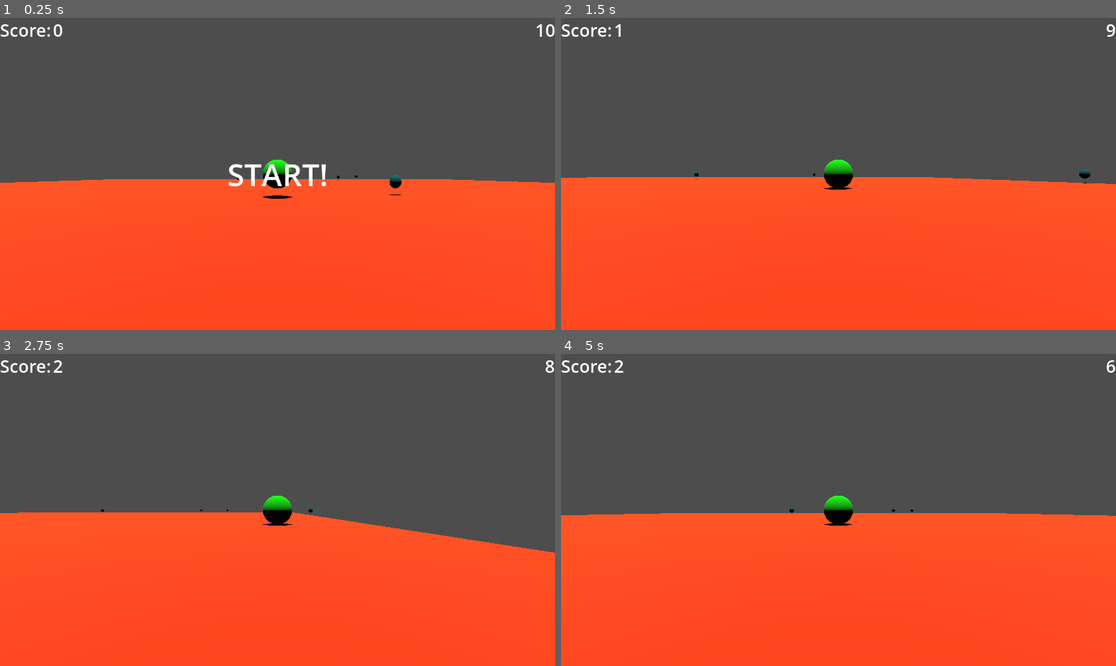
Above: before the commit, frames 1-4 (two rows, left to right).
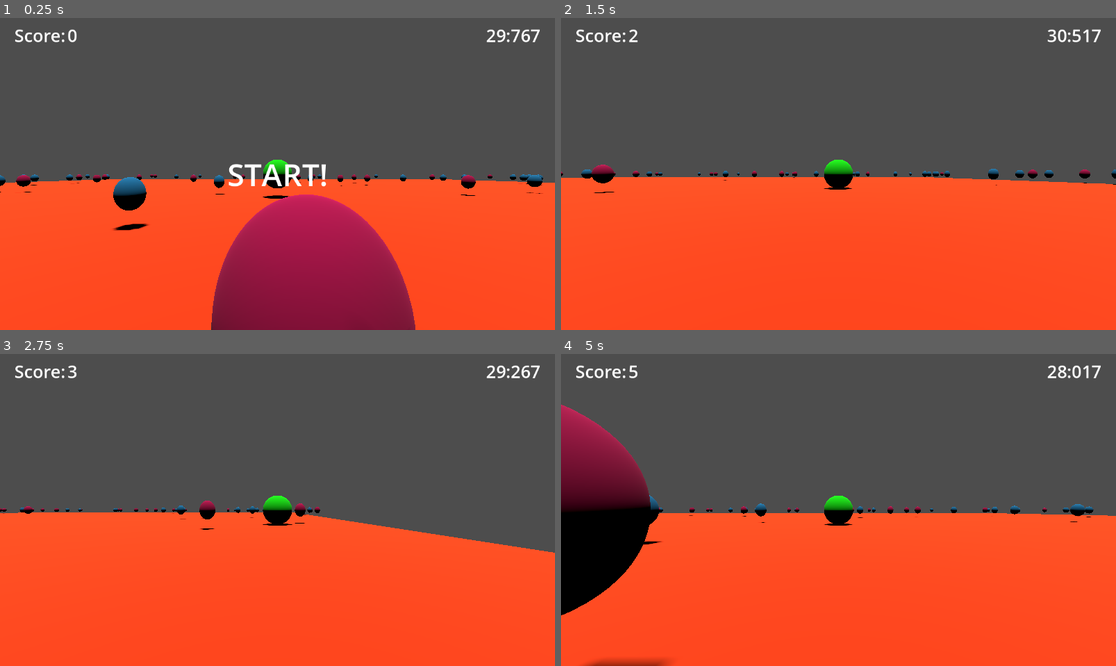
Above: after the commit, the same moments.

Repository: tfcb93/pick-up-the-things
Game: Godot game, scene res://Scenes/Main.tscn
Two runs of this game, one before a commit and one after it. Both use one fixed random seed, a clock stepped at 60 frames per second and the inputs below.
Inputs:
- Up to frame 1 (0.25 s): no input
- Up to frame 2 (1.5 s): hold Right (move_right) 0.53-1.28 s; hold Down (move_back) from 1.28 s (still down)
- Up to frame 3 (2.75 s): release Down (move_back) at 2.03 s; hold Right (move_right) from 2.03 s (still down)
- Up to frame 4 (5 s): release Right (move_right) at 2.78 s; hold Up (move_forward) 2.78-3.53 s; hold Left (move_left) from 3.53 s (still down)

The runs differ from the first frame. In frame 1, 14% of the frame differs, in the area x 0-100%, y 2-100%; in frame 2, 1.2%; in frame 3, 1.0%; in frame 4, 9.2%.

Commit message:
adds special collectables; Starts playing with the initial screen; Include game over menu

Diff:
--- a/Scenes/Collectable.tscn
+++ b/Scenes/Collectable.tscn
@@ -1,12 +1,20 @@
-[gd_scene load_steps=5 format=3 uid="uid://bpn66wrhw2o6n"]
+[gd_scene load_steps=7 format=3 uid="uid://bpn66wrhw2o6n"]
 
 [ext_resource type="Script" path="res://Scripts/Collectable.gd" id="1_h2fxn"]
 
-[sub_resource type="StandardMaterial3D" id="StandardMaterial3D_nwsmu"]
-albedo_color = Color(0, 0.447059, 0.447059, 1)
+[sub_resource type="StandardMaterial3D" id="StandardMaterial3D_t1vn5"]
+albedo_color = Color(0.117647, 0.494118, 0.701961, 1)
 
 [sub_resource type="SphereMesh" id="SphereMesh_04krr"]
-material = SubResource("StandardMaterial3D_nwsmu")
+material = SubResource("StandardMaterial3D_t1vn5")
+radius = 0.2
+height = 0.5
+
+[sub_resource type="StandardMaterial3D" id="StandardMaterial3D_aygvh"]
+albedo_color = Color(0.752941, 0, 0.313726, 1)
+
+[sub_resource type="SphereMesh" id="SphereMesh_d7yc1"]
+material = SubResource("StandardMaterial3D_aygvh")
 radius = 0.2
 height = 0.5
 
@@ -16,8 +24,12 @@
 [node name="Node3D" type="Area3D"]
 script = ExtResource("1_h2fxn")
 
-[node name="MeshInstance3D" type="MeshInstance3D" parent="."]
+[node name="NormalMesh" type="MeshInstance3D" parent="."]
 mesh = SubResource("SphereMesh_04krr")
+
+[node name="SpecialMesh" type="MeshInstance3D" parent="."]
+visible = false
+mesh = SubResource("SphereMesh_d7yc1")
 
 [node name="CollisionShape3D" type="CollisionShape3D" parent="."]
 shape = SubResource("SphereShape3D_gbs3k")
--- /dev/null
+++ b/Scenes/End_menu.tscn
@@ -0,0 +1,25 @@
+[gd_scene load_steps=2 format=3 uid="uid://cl2g7c30qr7bk"]
+
+[ext_resource type="Script" path="res://Scripts/End_menu.gd" id="1_og54i"]
+
+[node name="End_menu" type="CanvasLayer"]
+script = ExtResource("1_og54i")
+
+[node name="BoxContainer" type="BoxContainer" parent="."]
+offset_left = 441.0
+offset_top = 493.0
+offset_right = 711.0
+offset_bottom = 573.0
+alignment = 1
+vertical = true
+
+[node name="restart" type="Button" parent="BoxContainer"]
+layout_mode = 2
+text = "Restart"
+
+[node name="exit" type="Button" parent="BoxContainer"]
+layout_mode = 2
+text = "Exit"
+
+[connection signal="pressed" from="BoxContainer/restart" to="." method="_on_restart_pressed"]
+[connection signal="pressed" from="BoxContainer/exit" to="." method="_on_exit_pressed"]
--- /dev/null
+++ b/Scenes/Game.tscn
@@ -0,0 +1,11 @@
+[gd_scene load_steps=3 format=3 uid="uid://rfpeecwp7471"]
+
+[ext_resource type="Script" path="res://Scripts/Game.gd" id="1_bh6s5"]
+[ext_resource type="PackedScene" uid="uid://dxcbkl657ae5t" path="res://Scenes/Main.tscn" id="2_6ly81"]
+
+[node name="Game" type="Node"]
+process_mode = 3
+script = ExtResource("1_bh6s5")
+
+[node name="Main" parent="." instance=ExtResource("2_6ly81")]
+process_mode = 1
--- a/Scenes/Main.tscn
+++ b/Scenes/Main.tscn
@@ -1,10 +1,11 @@
-[gd_scene load_steps=6 format=3 uid="uid://dxcbkl657ae5t"]
+[gd_scene load_steps=7 format=3 uid="uid://dxcbkl657ae5t"]
 
 [ext_resource type="PackedScene" uid="uid://dwwebxkq48ryo" path="res://Scenes/Player.tscn" id="1_8rov3"]
 [ext_resource type="Script" path="res://Scripts/Main.gd" id="1_cy322"]
 [ext_resource type="PackedScene" uid="uid://cpl702jbfq1so" path="res://Scenes/Ground.tscn" id="2_3ta80"]
 [ext_resource type="PackedScene" uid="uid://mk0ii2yjg316" path="res://Scenes/UI.tscn" id="4_v474j"]
 [ext_resource type="PackedScene" uid="uid://b3t2i61kitfa6" path="res://Scenes/Window_text.tscn" id="5_a77c1"]
+[ext_resource type="PackedScene" uid="uid://cl2g7c30qr7bk" path="res://Scenes/End_menu.tscn" id="6_4d7ld"]
 
 [node name="Main" type="Node"]
 script = ExtResource("1_cy322")
@@ -22,4 +23,6 @@
 
 [node name="WindowText" parent="." instance=ExtResource("5_a77c1")]
 
+[node name="End_menu" parent="." instance=ExtResource("6_4d7ld")]
+
 [node name="StartTimer" type="Timer" parent="."]
--- a/Scenes/Player.tscn
+++ b/Scenes/Player.tscn
@@ -35,5 +35,5 @@
 [node name="PlayerMagnetField" type="Area3D" parent="."]
 
 [node name="CollisionShape3D" type="CollisionShape3D" parent="PlayerMagnetField"]
-transform = Transform3D(4, 0, 0, 0, 4, 0, 0, 0, 4, 0, 0, 0)
+transform = Transform3D(2, 0, 0, 0, 2, 0, 0, 0, 2, 0, 0, 0)
 shape = SubResource("SphereShape3D_2irp5")
--- /dev/null
+++ b/Scenes/Start_screen.tscn
@@ -0,0 +1,33 @@
+[gd_scene load_steps=2 format=3 uid="uid://tm3tp5liyqsi"]
+
+[sub_resource type="LabelSettings" id="LabelSettings_0tmt6"]
+font_size = 32
+
+[node name="CanvasLayer" type="CanvasLayer"]
+
+[node name="ColorRect" type="ColorRect" parent="."]
+offset_right = 1152.0
+offset_bottom = 647.0
+color = Color(0, 0, 0, 1)
+
+[node name="VBoxContainer" type="VBoxContainer" parent="."]
+anchors_preset = 8
+anchor_left = 0.5
+anchor_top = 0.5
+anchor_right = 0.5
+anchor_bottom = 0.5
+offset_left = -20.0
+offset_top = -20.0
+offset_right = 20.0
+offset_bottom = 20.0
+grow_horizontal = 2
+grow_vertical = 2
+
+[node name="Label" type="Label" parent="VBoxContainer"]
+layout_mode = 2
+text = "Pick the things"
+label_settings = SubResource("LabelSettings_0tmt6")
+
+[node name="Button" type="Button" parent="VBoxContainer"]
+layout_mode = 2
+text = "Start"
--- a/Scenes/UI.tscn
+++ b/Scenes/UI.tscn
@@ -15,8 +15,10 @@
 script = ExtResource("1_ngpye")
 
 [node name="HBoxContainer" type="HBoxContainer" parent="."]
-offset_right = 40.0
-offset_bottom = 40.0
+offset_left = 30.0
+offset_top = 10.0
+offset_right = 162.0
+offset_bottom = 63.0
 
 [node name="Text - Score" type="Label" parent="HBoxContainer"]
 layout_mode = 2
@@ -31,15 +33,13 @@
 [node name="RunTimer" type="Timer" parent="."]
 
 [node name="HBoxContainer2" type="HBoxContainer" parent="."]
-anchors_preset = 1
-anchor_left = 1.0
-anchor_right = 1.0
-offset_left = -40.0
-offset_bottom = 40.0
-grow_horizontal = 0
+offset_left = 1004.0
+offset_top = 10.0
+offset_right = 1122.0
+offset_bottom = 63.0
 alignment = 2
 
 [node name="Text - Timer" type="Label" parent="HBoxContainer2"]
 layout_mode = 2
-text = "00"
+text = "00:000"
 label_settings = SubResource("LabelSettings_4t7gm")
--- a/Scripts/Collectable.gd
+++ b/Scripts/Collectable.gd
@@ -1,4 +1,9 @@
 extends Area3D
+
+@onready var NormalMesh := $NormalMesh;
+@onready var SpecialMesh := $SpecialMesh;
+
+@export var addTime := 0;
 
 const SPEED := 20.0;
 
@@ -12,6 +17,8 @@
 func _on_body_entered(body):
 	if (body.name == 'Player'):
 		Events.emit_signal("_collectable_picked");
+		if addTime != 0:
+			Events.emit_signal("_add_time",addTime);
 		WorldGlobals.totalCollected += 1;
 		queue_free();
 
@@ -20,3 +27,8 @@
 	if(area.name == "PlayerMagnetField"):
 		followPlayer = true;
 		player = area.get_parent();
+
+func change_add_time(value) -> void:
+	addTime = value;
+	NormalMesh.visible = false;
+	SpecialMesh.visible = true;
--- a/Scripts/Collectables_list.gd
+++ b/Scripts/Collectables_list.gd
@@ -11,15 +11,17 @@
 @onready var piece = preload("res://Scenes/Collectable.tscn");
 
 func _ready():
-	print(area);
 	for collectable_number in total_collectables:
 		var new_collectable = piece.instantiate();
+		var add_time = randi() % 2;
 		new_collectable.position = Vector3(
 			randf_range(-area.x/2, area.x/2),
 			0,
 			randf_range(-area.y/2, area.y/2)
 		);
 		add_child(new_collectable);
+		if add_time != 0:
+			new_collectable.change_add_time(add_time);
 
 
 func _process(delta):
--- /dev/null
+++ b/Scripts/End_menu.gd
@@ -0,0 +1,16 @@
+extends CanvasLayer
+
+@onready var restart := $BoxContainer/restart;
+@onready var exit := $BoxContainer/exit;
+
+func _ready() -> void:
+	pass
+
+
+func _on_exit_pressed() -> void:
+	get_tree().quit();
+
+
+
+func _on_restart_pressed() -> void:
+	Events.emit_signal("_restart_game");
--- a/Scripts/Events.gd
+++ b/Scripts/Events.gd
@@ -19,3 +19,8 @@
 
 # Lose event
 signal _lose;
+
+
+signal _restart_game;
+
+signal _add_time(time);
--- /dev/null
+++ b/Scripts/Game.gd
@@ -0,0 +1,22 @@
+extends Node
+
+var isPaused := false;
+var mainGameInstance := preload("res://Scenes/Main.tscn");
+
+func _ready() -> void:
+	pass;
+
+func _process(delta: float) -> void:
+	if Input.is_action_just_pressed("pause"):
+		isPaused = not isPaused;
+		if isPaused == true:
+			_on_pause();
+		else:
+			_on_unpause();
+
+
+func _on_pause() -> void:
+	get_tree().paused = true;
+
+func _on_unpause() -> void:
+	get_tree().paused = false;
--- a/Scripts/Ground.gd
+++ b/Scripts/Ground.gd
@@ -10,6 +10,7 @@
 @export var isRandomSize := false;
 
 func _ready() -> void:
+	Events._restart_game.connect(_on_restart_game);
 	if isRandomSize:
 		floorSize = Vector3(
 			randi_range(10, 100),
@@ -25,3 +26,6 @@
 	collectableList = collectableListScene.instantiate();
 	collectableList.area = areaSize;
 	add_child(collectableList);
+
+func _on_restart_game() -> void:
+	create_collectable_field(Vector2(floorSize.x, floorSize.z));
--- a/Scripts/Main.gd
+++ b/Scripts/Main.gd
@@ -1,15 +1,14 @@
 extends Node
 
-var score:int = 0;
+var score := 0;
+@onready var endMenu := $End_menu;
+@onready var player := $Player;
 
-# Called when the node enters the scene tree for the first time.
 func _ready():
 	Events._timer_end.connect(game_finished);
+	Events._restart_game.connect(_on_restart_game);
+	endMenu.visible = false;
 	start_game();
-
-#func _increase_score():
-#	score += 1;
-#	print(score);
 
 func _process(delta: float) -> void:
 	if(WorldGlobals.totalCollected == WorldGlobals.totalCollectables):
@@ -24,3 +23,9 @@
 		Events.emit_signal("_win");
 	else:
 		Events.emit_signal("_lose");
+		endMenu.visible = true;
+
+func _on_restart_game() -> void:
+	endMenu.visible = false;
+	player.position = Vector3.ZERO;
+	start_game();
--- a/Scripts/UI.gd
+++ b/Scripts/UI.gd
@@ -7,6 +7,8 @@
 func _ready() -> void:
 	Events._collectable_picked.connect(increase_score);
 	Events._timer_start.connect(start_timer);
+	Events._add_time.connect(_on_add_time);
+	runTimer.timeout.connect(game_stop);
 
 func _process(delta: float) -> void:
 	if not runTimer.is_stopped():
@@ -19,13 +21,18 @@
 
 func start_timer() -> void:
 	runTimer.start(WorldGlobals.gameTime);
-	runTimer.timeout.connect(game_stop);
+	WorldGlobals.timeIsOut = false;
 
 func game_stop() -> void:
-	timerLabel.text = "0"; # Yeah yeah, I know...
+	print("time stoped");
+	timerLabel.text = "0:000"; # Yeah yeah, I know...
 	runTimer.stop();
 	WorldGlobals.timeIsOut = true;
 	Events.emit_signal("_timer_end");
 
 func set_timer_text():
-	timerLabel.text = "%d" % (runTimer.time_left + 1);
+	timerLabel.text = "%1.3f" % runTimer.time_left;
+	timerLabel.text = timerLabel.text.replace(".",":");
+
+func _on_add_time(additionalTime) -> void:
+	runTimer.start(runTimer.time_left + additionalTime);
--- a/Scripts/WorldGlobals.gd
+++ b/Scripts/WorldGlobals.gd
@@ -1,6 +1,6 @@
 extends Node
 
-var totalCollectables := 10;
+var totalCollectables := 100;
 var totalCollected := 0;
 var timeIsOut := false;
-var gameTime := 10;
+var gameTime := 30;
--- a/project.godot
+++ b/project.godot
@@ -51,7 +51,7 @@
 , Object(InputEventJoypadMotion,"resource_local_to_scene":false,"resource_name":"","device":-1,"axis":1,"axis_value":1.0,"script":null)
 ]
 }
-jump={
+action={
 "deadzone": 0.5,
 "events": [Object(InputEventKey,"resource_local_to_scene":false,"resource_name":"","device":-1,"window_id":0,"alt_pressed":false,"shift_pressed":false,"ctrl_pressed":false,"meta_pressed":false,"pressed":false,"keycode":0,"physical_keycode":32,"key_label":0,"unicode":32,"echo":false,"script":null)
 , Object(InputEventJoypadButton,"resource_local_to_scene":false,"resource_name":"","device":-1,"button_index":0,"pressure":0.0,"pressed":true,"script":null)
@@ -87,3 +87,9 @@
 "events": [Object(InputEventJoypadMotion,"resource_local_to_scene":false,"resource_name":"","device":-1,"axis":3,"axis_value":1.0,"script":null)
 ]
 }
+Pause={
+"deadzone": 0.5,
+"events": [Object(InputEventJoypadButton,"resource_local_to_scene":false,"resource_name":"","device":-1,"button_index":6,"pressure":0.0,"pressed":true,"script":null)
+, Object(InputEventKey,"resource_local_to_scene":false,"resource_name":"","device":-1,"window_id":0,"alt_pressed":false,"shift_pressed":false,"ctrl_pressed":false,"meta_pressed":false,"pressed":false,"keycode":0,"physical_keycode":4194305,"key_label":0,"unicode":0,"echo":false,"script":null)
+]
+}
Not shown, added: Scenes/Gam7036.tmp
